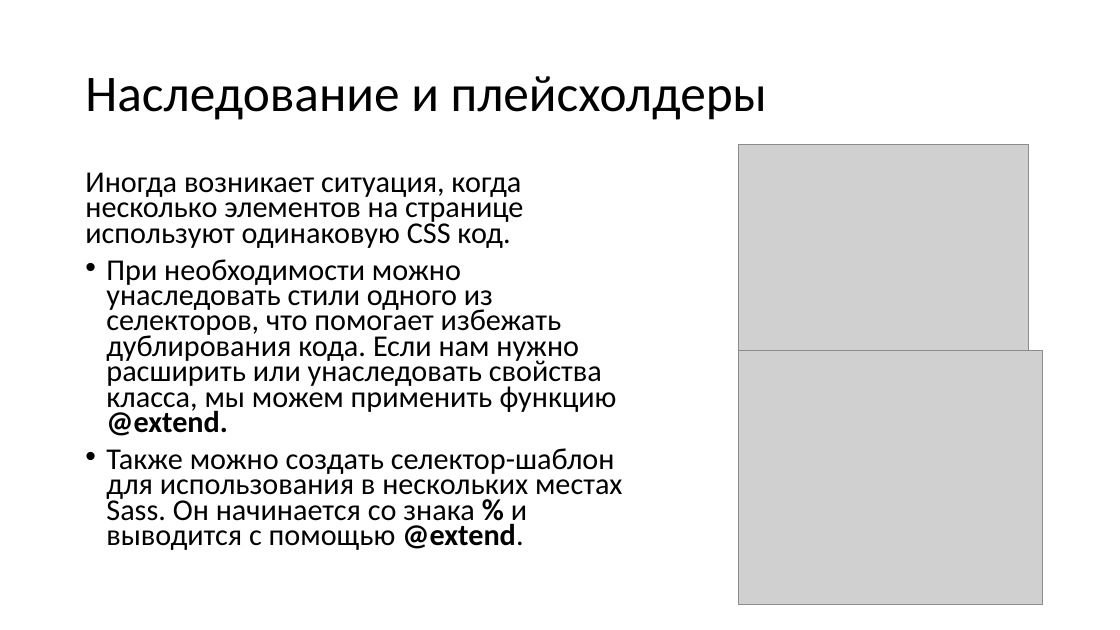
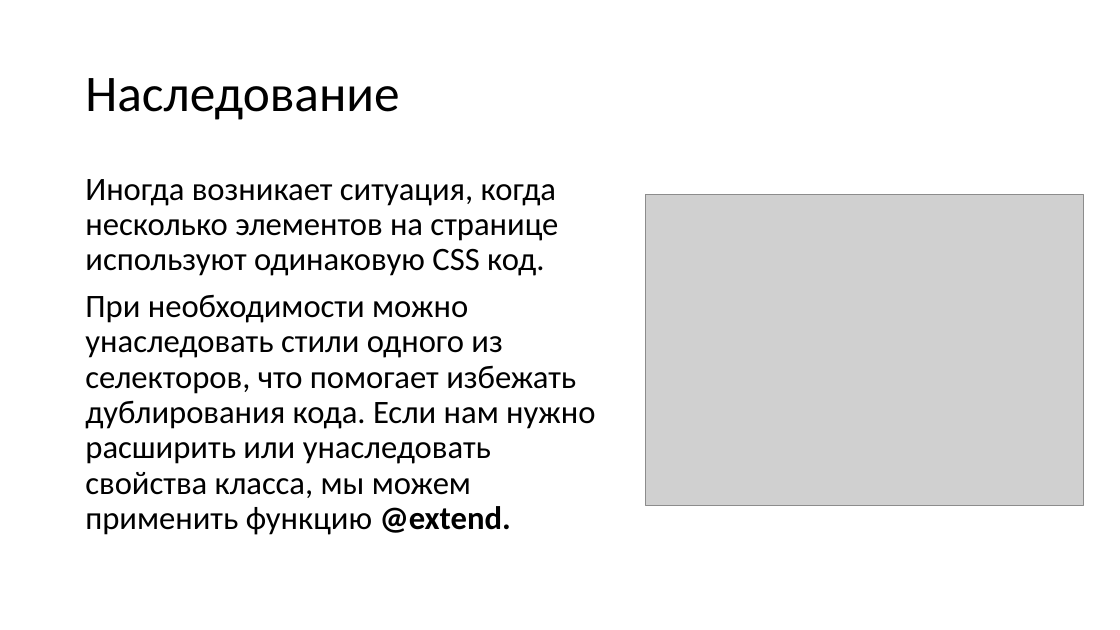
Before and after one commit to TalantRys/scss-study, a slide deck: slide 18 of sass.pptx (slide 13 before the commit). Drawn at 1120x630 pixels with LibreOffice and Linux fonts; fonts in the diff are those of the drawing; grey boxes stand for pictures. Boxes give left, top, right and bottom in pixels: in the first picture for what was removed or moved away, otherwise in the second. Text is boxed around its words. In the diff, an @@ line names an element or a change of style, - is before the commit and + after.

```diff
--- a/sass.pptx
+++ b/sass.pptx
@@ title at (85,78,399,120): text changed @@
-Наследование и плейсхолдеры
+Наследование
@@ text "Иногда возникает ситуация, когда несколько ..." at (85,179,595,535): size 25.9 to 28 pt; line spacing 0.7 to 0.9; bullet • to none @@
@@ picture: place and size @@
-picture at (739,145,1028,351)
+picture at (646,194,1084,506)
@@ picture removed at (739,351,1044,606) @@
@@ text at (106,448,622,550): paragraph removed @@
-• Также можно создать селектор-шаблон для использования в нескольких местах Sass. Он начинается со знака % и выводится с помощью @extend.
```
Also in this commit, not shown: 5 other slides changed, 7 slides added.
